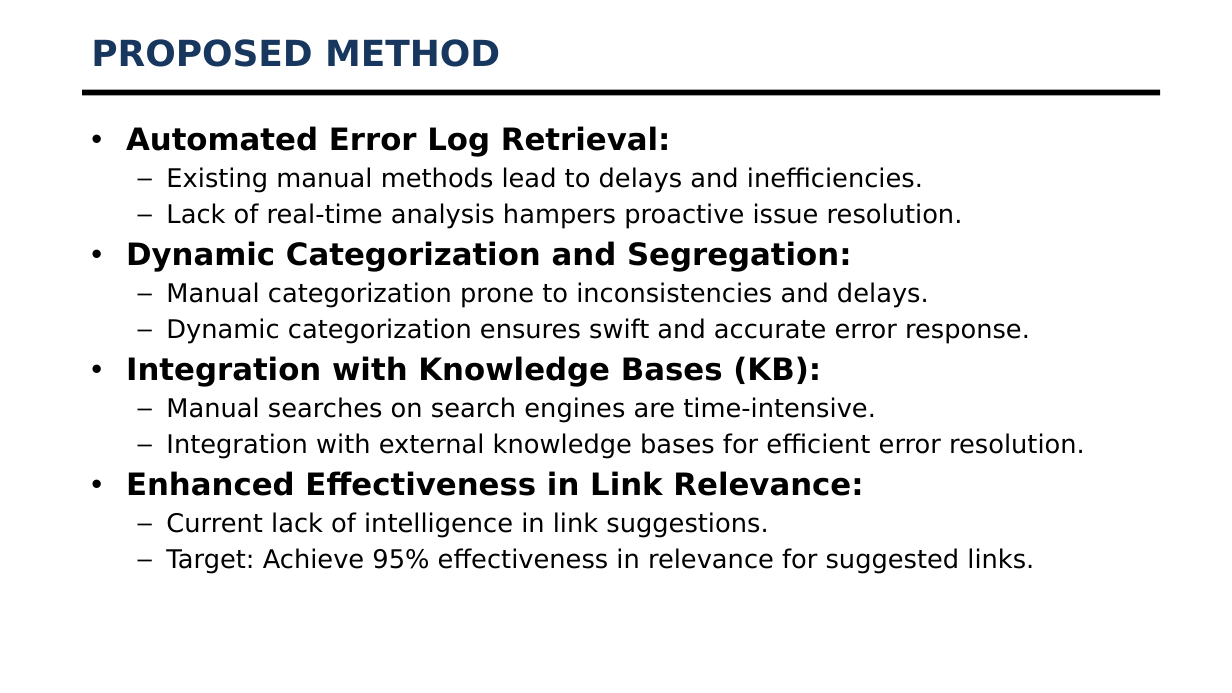
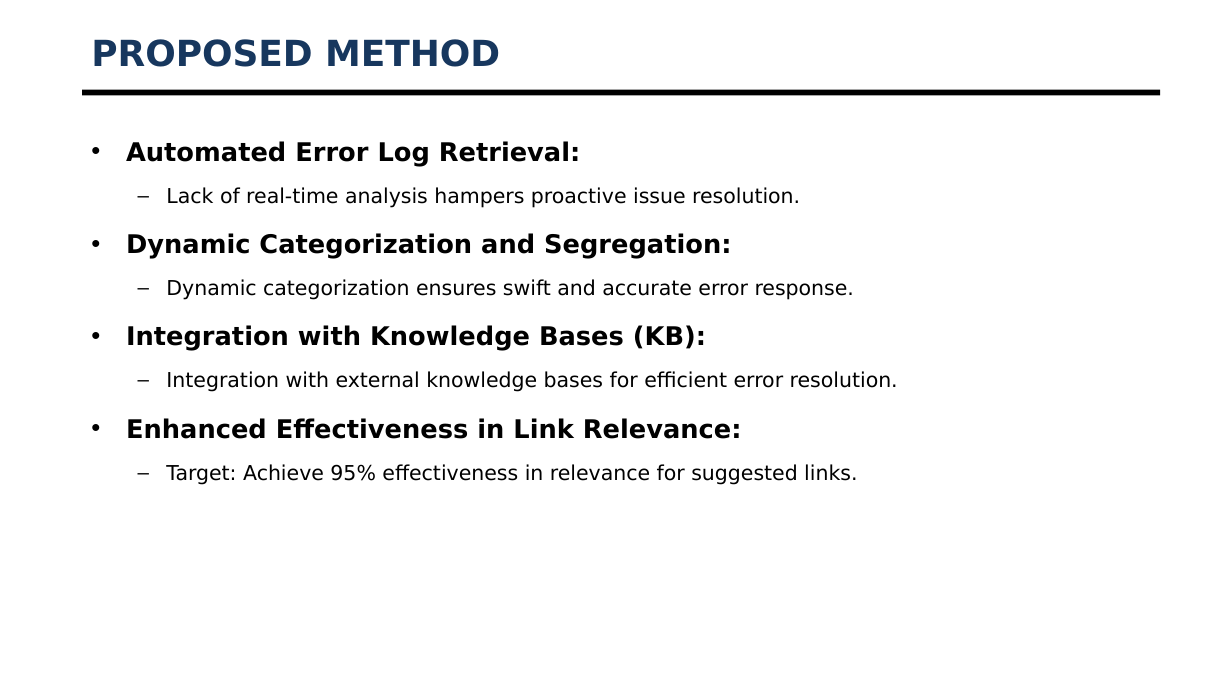
Before and after one commit to KiranspaceLDR/AI-Server-Log-Mangement-Software, a slide deck: slide 12 of Documentation/20201CEI0161_Final_Presentation.pptx (slide 13 before the commit). Drawn at 1232x693 pixels with LibreOffice and Linux fonts; fonts in the diff are those of the drawing; background and template pictures are left out. Boxes give left, top, right and bottom in pixels: in the first picture for what was removed or moved away, otherwise in the second. Text is boxed around its words. In the diff, an @@ line names an element or a change of style, - is before the commit and + after.

```diff
--- a/Documentation/20201CEI0161_Final_Presentation.pptx
+++ b/Documentation/20201CEI0161_Final_Presentation.pptx
@@ text "Automated Error Log Retrieval:" at <box>126,141,898,485</box>: size 24 to 20 pt in "Automated Error Log Retrieval:", "Dynamic Categorization and Segregation:", "Integration with Knowledge Bases (KB):", "Enhanced Effectiveness in Link Relevance:"; size 20 to 16 pt in "Lack of real-time analysis hampers proactive issue ...", "Dynamic categorization ensures swift and accurate error ...", "Integration with external knowledge bases for efficient ...", "Target: Achieve 95% effectiveness in relevance for ..."; alignment left to justified; line spacing 1 to 1.5 @@
@@ text at <box>166,167,923,193</box>: paragraph removed @@
-  – Existing manual methods lead to delays and inefficiencies.
@@ text at <box>166,282,929,308</box>: paragraph removed @@
-  – Manual categorization prone to inconsistencies and delays.
@@ text at <box>166,397,876,423</box>: paragraph removed @@
-  – Manual searches on search engines are time-intensive.
@@ text at <box>166,512,768,538</box>: paragraph removed @@
-  – Current lack of intelligence in link suggestions.
```
Also in this commit, not shown: 21 other slides changed, 4 slides removed, 4 other files.
